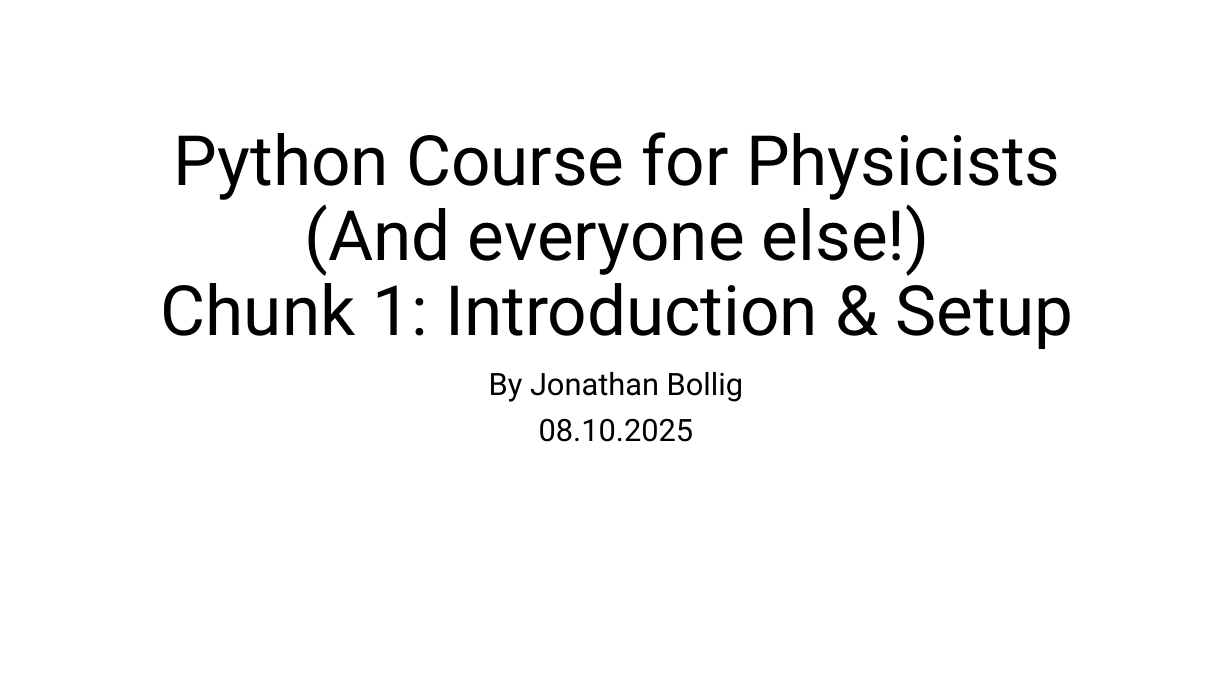
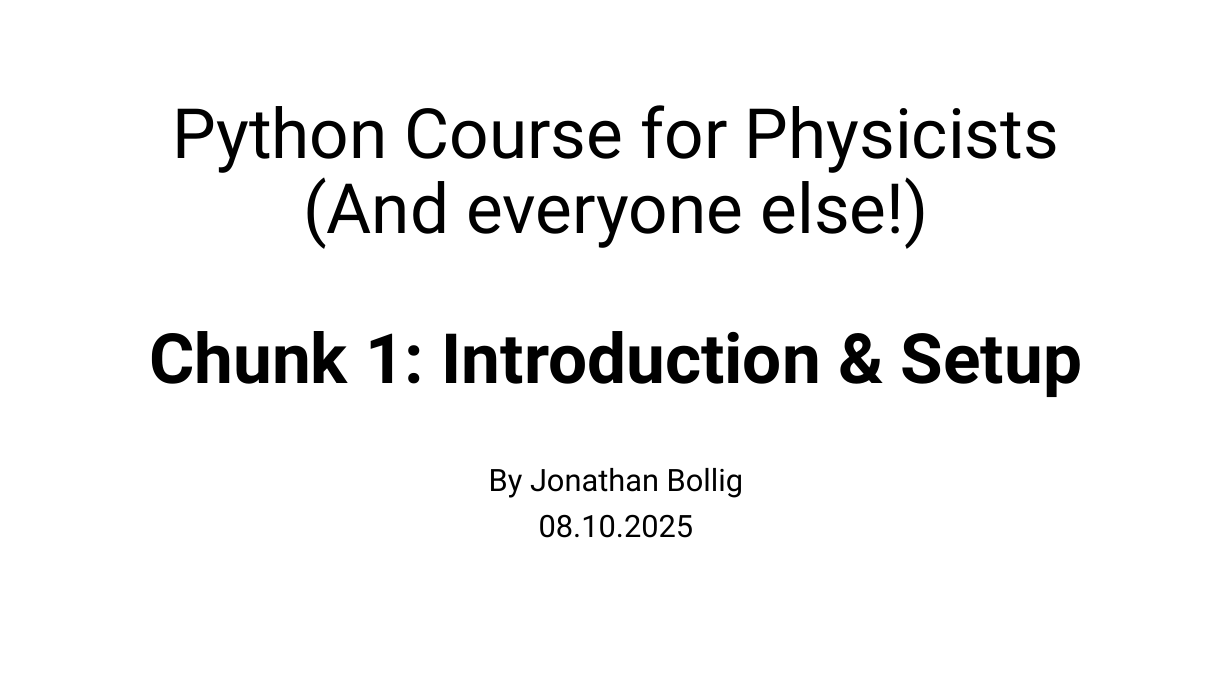
Before and after one commit to jonathanbollig/pycophy, a slide deck: slide 1 of Lectures/Chunk 1 - Introduction + Setup.pptx. Drawn at 1232x693 pixels with LibreOffice and Linux fonts; fonts in the diff are those of the drawing. Boxes give left, top, right and bottom in pixels: in the first picture for what was removed or moved away, otherwise in the second. Text is boxed around its words. In the diff, an @@ line names an element or a change of style, - is before the commit and + after.

Commit message:
chunk 1-3 überarbeitet von Erik

```diff
--- a/Lectures/Chunk 1 - Introduction + Setup.pptx
+++ b/Lectures/Chunk 1 - Introduction + Setup.pptx
@@ title "Python Course for Physicists (And ...": place and size @@
-title "Python Course for Physicists (And ..." at bbox=[161, 132, 1074, 349]
+title "Python Course for Physicists (And ..." at bbox=[149, 105, 1082, 397]
@@ title "Python Course for Physicists (And ..." at bbox=[149, 105, 1082, 397]: bold on in "Chunk 1: Introduction & Setup" @@
@@ subtitle "By Jonathan Bollig": place and size @@
-subtitle "By Jonathan Bollig" at bbox=[489, 372, 743, 442]
+subtitle "By Jonathan Bollig" at bbox=[489, 468, 743, 538]
```
Also in this commit, not shown: 13 other slides changed, 1 slide added, 2 other files.
